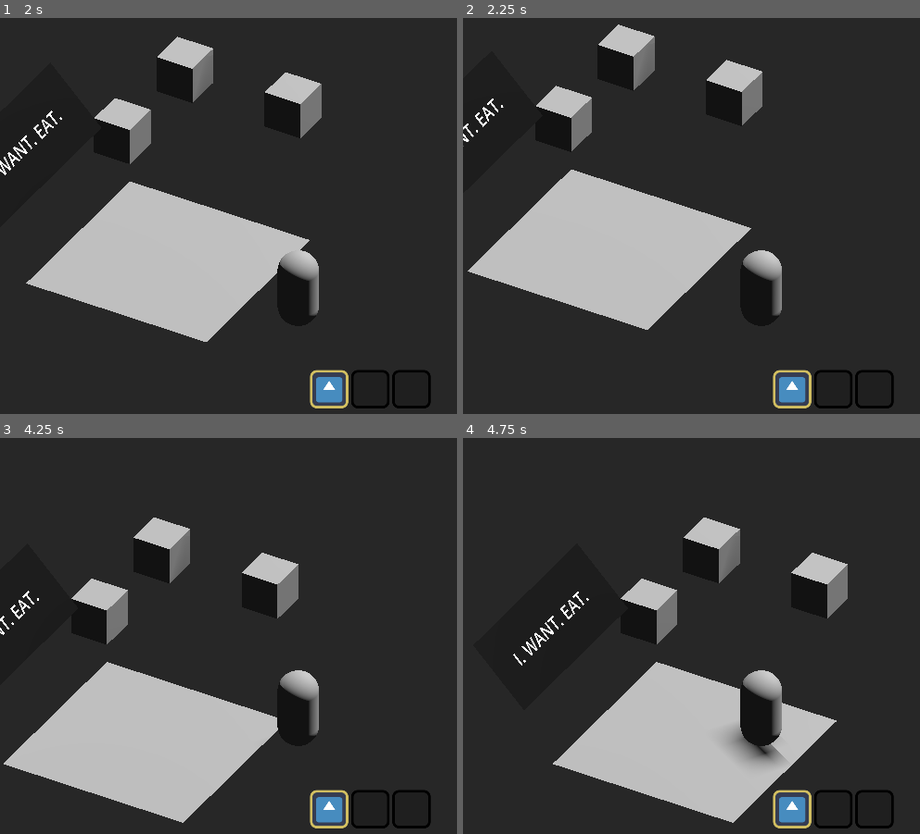
Above: before the commit, frames 1-4 (two rows, left to right).
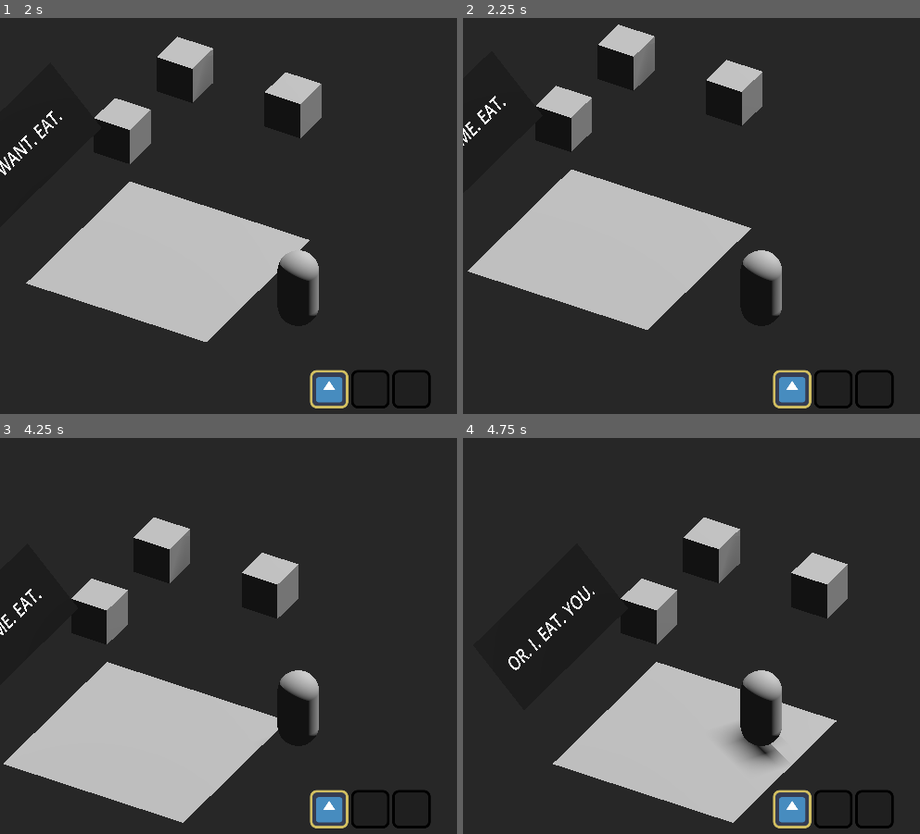
Above: after the commit, the same moments.

Repository: Scrawach/ld57
Game: Godot game, scene res://game.tscn
Two runs of this game, one before a commit and one after it. Both use one fixed random seed, a clock stepped at 60 frames per second and the inputs below. The engine's default icon, where the game draws it, is replaced by a stand-in: a white triangle on a blue panel in a dark square.
Inputs:
- Up to frame 1 (2 s): tap Enter at 0.5 s; hold D (move_right) 0.53-1.28 s; hold E (interact) 0.53-1.28 s; hold S (move_back) from 1.28 s (still down); tap 1 at 1.35 s
- Up to frame 2 (2.25 s): release S (move_back) at 2.03 s; hold D (move_right) from 2.03 s (still down); hold E (interact) from 2.03 s (still down)
- Up to frame 3 (4.25 s): release D (move_right) at 2.78 s; release E (interact) at 2.78 s; hold W (move_forward) 2.78-3.53 s; tap 1 at 2.85 s; hold A (move_left) from 3.53 s (still down); hold E (interact) from 3.53 s (still down)
- Up to frame 4 (4.75 s): keep holding A (move_left); release E (interact) at 4.28 s; tap 1 at 4.35 s

Frame 1 is identical in both runs. In frame 2, 0.2% of the frame differs, in the area x 0-10%, y 19-33%; in frame 3, 0.2%; in frame 4, 0.4%, in the area x 9-29%, y 37-59%.

Commit message:
feature: implement dialogue panel for lift, added startup scenario with text

Diff:
--- /dev/null
+++ b/src/dialogue_panel.gd
@@ -0,0 +1,7 @@
+class_name DialoguePanel
+extends Node3D
+
+@onready var label: Label = %Label
+
+func show_text(text: String) -> void:
+	label.text = text
--- /dev/null
+++ b/src/dialogue_panel.tscn
@@ -0,0 +1,46 @@
+[gd_scene load_steps=5 format=3 uid="uid://dsvuyf2ey8a4h"]
+
+[ext_resource type="Script" path="res://dialogue_panel.gd" id="1_vyvw3"]
+
+[sub_resource type="PlaneMesh" id="PlaneMesh_f6byu"]
+
+[sub_resource type="ViewportTexture" id="ViewportTexture_fy0be"]
+viewport_path = NodePath("SubViewport")
+
+[sub_resource type="StandardMaterial3D" id="StandardMaterial3D_yklmy"]
+resource_local_to_scene = true
+albedo_texture = SubResource("ViewportTexture_fy0be")
+
+[node name="Dialogue Panel" type="Node3D"]
+transform = Transform3D(-3.09086e-08, 0.707107, 0.707107, 3.09086e-08, 0.707107, -0.707107, -1, 0, -4.37114e-08, -4, 2, 3)
+script = ExtResource("1_vyvw3")
+
+[node name="SubViewport" type="SubViewport" parent="."]
+transparent_bg = true
+size = Vector2i(1152, 512)
+
+[node name="Dialogue Panel" type="Control" parent="SubViewport"]
+layout_mode = 3
+anchors_preset = 15
+anchor_right = 1.0
+anchor_bottom = 1.0
+grow_horizontal = 2
+grow_vertical = 2
+
+[node name="Label" type="Label" parent="SubViewport/Dialogue Panel"]
+unique_name_in_owner = true
+layout_mode = 1
+anchors_preset = 15
+anchor_right = 1.0
+anchor_bottom = 1.0
+grow_horizontal = 2
+grow_vertical = 2
+theme_override_font_sizes/font_size = 120
+text = "I. WANT. EAT."
+horizontal_alignment = 1
+vertical_alignment = 1
+
+[node name="MeshInstance3D" type="MeshInstance3D" parent="."]
+transform = Transform3D(2.5, 0, 0, 0, 1, 0, 0, 0, 1, 0, 0, 0)
+mesh = SubResource("PlaneMesh_f6byu")
+surface_material_override/0 = SubResource("StandardMaterial3D_yklmy")
--- a/src/game.tscn
+++ b/src/game.tscn
@@ -6,6 +6,8 @@
 [ext_resource type="Script" path="res://inventory.gd" id="2_byhf7"]
 [ext_resource type="Script" path="res://following_camera.gd" id="2_v2k5q"]
 [ext_resource type="Resource" uid="uid://ba73upbd31jon" path="res://item_base.tres" id="3_je24h"]
+[ext_resource type="PackedScene" uid="uid://dsvuyf2ey8a4h" path="res://dialogue_panel.tscn" id="7_gf32d"]
+[ext_resource type="Script" path="res://startup_scenario.gd" id="8_5hj0e"]
 
 [sub_resource type="Environment" id="Environment_cpbav"]
 background_mode = 1
@@ -25,15 +27,6 @@
 
 [sub_resource type="BoxMesh" id="BoxMesh_jisn5"]
 
-[sub_resource type="PlaneMesh" id="PlaneMesh_f6byu"]
-
-[sub_resource type="ViewportTexture" id="ViewportTexture_68ek5"]
-viewport_path = NodePath("Dialogue Panel/SubViewport")
-
-[sub_resource type="StandardMaterial3D" id="StandardMaterial3D_0ydio"]
-resource_local_to_scene = true
-albedo_texture = SubResource("ViewportTexture_68ek5")
-
 [node name="Game" type="Node"]
 
 [node name="DirectionalLight3D" type="DirectionalLight3D" parent="."]
@@ -51,6 +44,8 @@
 [node name="MeshInstance3D" type="MeshInstance3D" parent="World3D/Living Lift"]
 transform = Transform3D(5, 0, 0, 0, -2.18557e-07, 5, 0, -5, -2.18557e-07, 0, 0, 3)
 mesh = SubResource("QuadMesh_688nc")
+
+[node name="Dialogue Panel" parent="World3D/Living Lift" instance=ExtResource("7_gf32d")]
 
 [node name="Level" type="Node3D" parent="World3D"]
 
@@ -140,37 +135,9 @@
 [node name="Inventory Control" parent="Canvas" node_paths=PackedStringArray("inventory") instance=ExtResource("1_e5p4f")]
 inventory = NodePath("../../World3D/Player/Inventory")
 
-[node name="Dialogue Panel" type="Node3D" parent="."]
-transform = Transform3D(-3.09086e-08, 0.707107, 0.707107, 3.09086e-08, 0.707107, -0.707107, -1, 0, -4.37114e-08, -4, 2, 3)
-
-[node name="SubViewport" type="SubViewport" parent="Dialogue Panel"]
-transparent_bg = true
-size = Vector2i(1152, 512)
-
-[node name="Dialogue Panel" type="Control" parent="Dialogue Panel/SubViewport"]
-layout_mode = 3
-anchors_preset = 15
-anchor_right = 1.0
-anchor_bottom = 1.0
-grow_horizontal = 2
-grow_vertical = 2
-
-[node name="Label" type="Label" parent="Dialogue Panel/SubViewport/Dialogue Panel"]
-layout_mode = 1
-anchors_preset = 15
-anchor_right = 1.0
-anchor_bottom = 1.0
-grow_horizontal = 2
-grow_vertical = 2
-theme_override_font_sizes/font_size = 120
-text = "I. WANT. EAT."
-horizontal_alignment = 1
-vertical_alignment = 1
-
-[node name="MeshInstance3D" type="MeshInstance3D" parent="Dialogue Panel"]
-transform = Transform3D(2.5, 0, 0, 0, 1, 0, 0, 0, 1, 0, 0, 0)
-mesh = SubResource("PlaneMesh_f6byu")
-surface_material_override/0 = SubResource("StandardMaterial3D_0ydio")
+[node name="Startup Scenario" type="Node" parent="." node_paths=PackedStringArray("dialogue_panel")]
+script = ExtResource("8_5hj0e")
+dialogue_panel = NodePath("../World3D/Living Lift/Dialogue Panel")
 
 [connection signal="body_entered" from="World3D/Player/Interact Zone" to="World3D/Player" method="_on_interact_zone_body_entered"]
 [connection signal="body_exited" from="World3D/Player/Interact Zone" to="World3D/Player" method="_on_interact_zone_body_exited"]
--- /dev/null
+++ b/src/startup_scenario.gd
@@ -0,0 +1,20 @@
+extends Node
+
+@export var dialogue_panel: DialoguePanel
+@export var timer_delay: float = 2
+
+func _ready() -> void:
+	start()
+
+func start() -> void:
+	for item in get_startup_panel_text():
+		dialogue_panel.show_text(item)
+		await get_tree().create_timer(timer_delay).timeout
+	dialogue_panel.show_text("")
+
+func get_startup_panel_text() -> Array[String]:
+	return [
+		"I. WANT. EAT.",
+		"GIVE. ME. EAT.",
+		"OR. I. EAT. YOU."
+	]
Not shown: 1 places in src/game.tscn that only renumber resources
